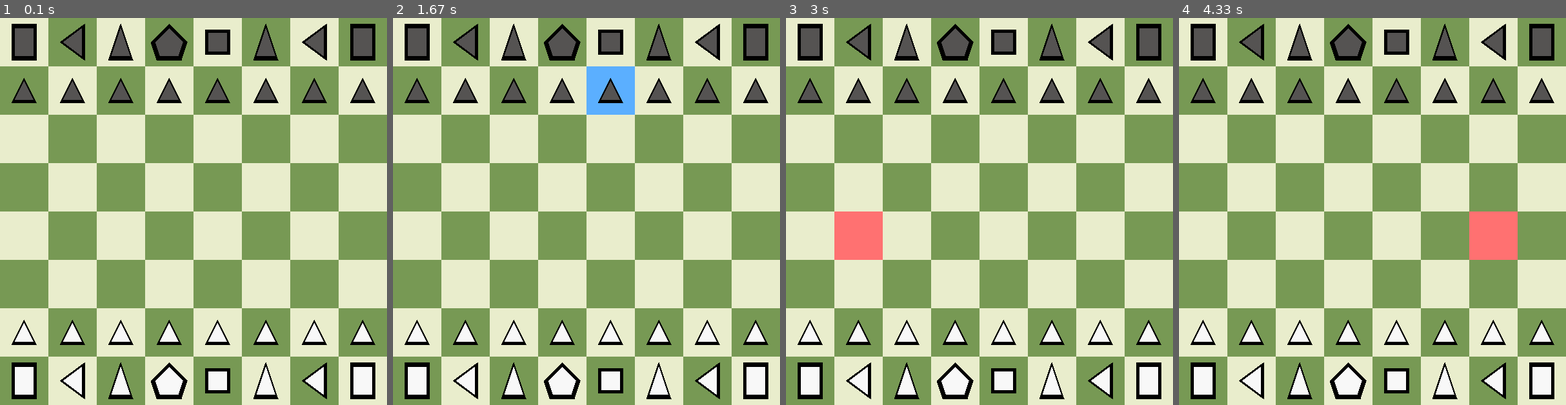
Above: before the commit, frames 1-4 (left to right).
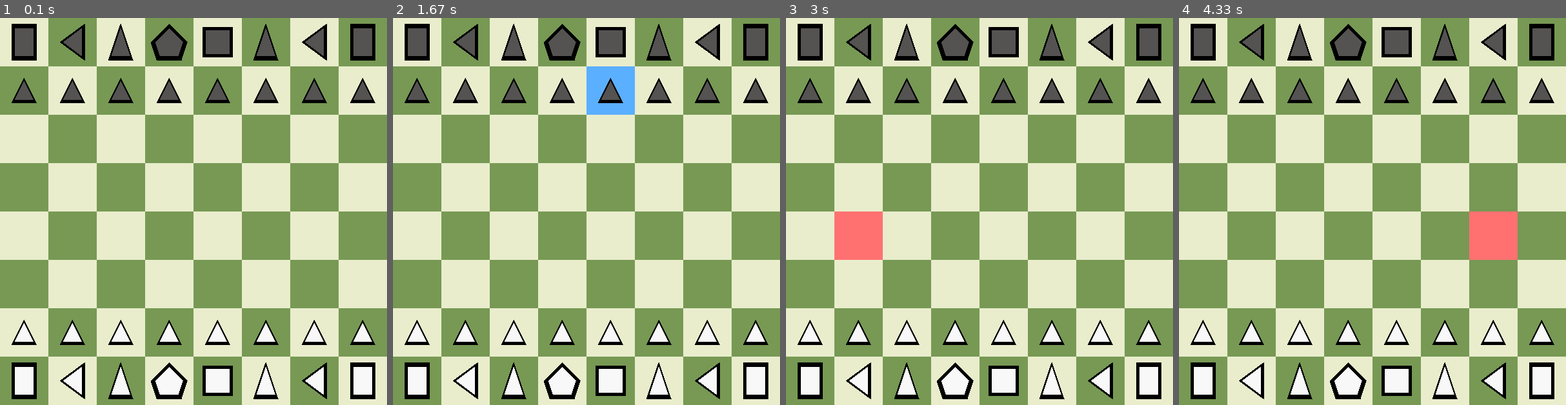
Above: after the commit, the same moments.

Repository: caleb-james-smith/PyGameChess
Game: pygame game, started from play.py
Same seed, same stepped clock (60 frames per second), same inputs: the game is played once before the commit and once after it.
Inputs (mouse positions are in pixels of both pictures, inside the frame that each line leads up to):
- Up to frame 1 (0.1 s): no input
- Up to frame 2 (1.67 s): click (586, 211) at 0.38 s; click (493, 215) at 0.72 s; click (644, 76) at 1.05 s; click (594, 79) at 1.38 s
- Up to frame 3 (3 s): click (983, 250) at 1.72 s; click (1080, 273) at 2.05 s; click (1080, 176) at 2.38 s; click (855, 250) at 2.72 s
- Up to frame 4 (4.33 s): click (1507, 288) at 3.05 s; click (1387, 196) at 3.38 s; click (1287, 141) at 3.72 s; click (1476, 254) at 4.05 s

The runs differ from the first frame. In frame 1, 0.7% of the frame differs, in the area x 52-61%, y 2-98%; in frame 2, 0.7%; in frame 3, 0.7%; in frame 4, 0.7%.

Commit message:
Increase king size.

Diff:
--- a/piece.py
+++ b/piece.py
@@ -279,6 +279,8 @@
         self.SetupValueAndName(6)
 
     def Draw(self, game, screen, color, x_position, y_position, size):
+        # Increase size parameter
+        size *= 1.25
         # king: square
         points = [(x_position - size, y_position - size), (x_position + size, y_position - size), (x_position + size, y_position + size), (x_position - size, y_position + size)]
         game.draw.polygon(screen, color, points, 0)
